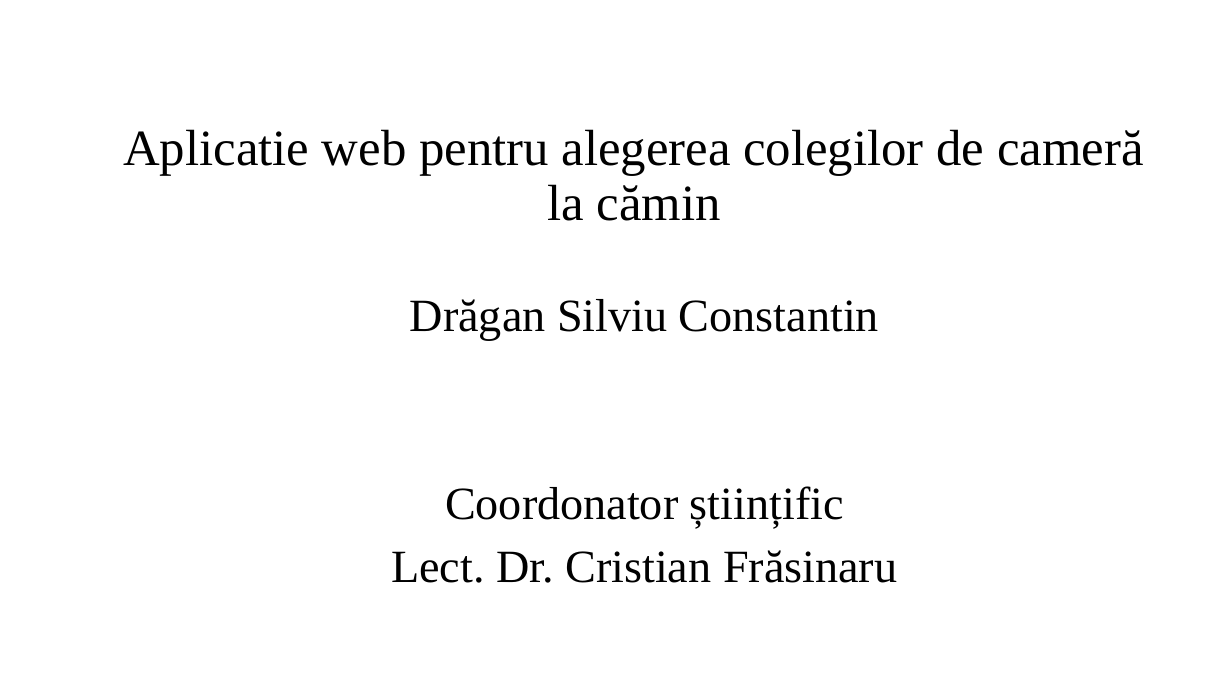
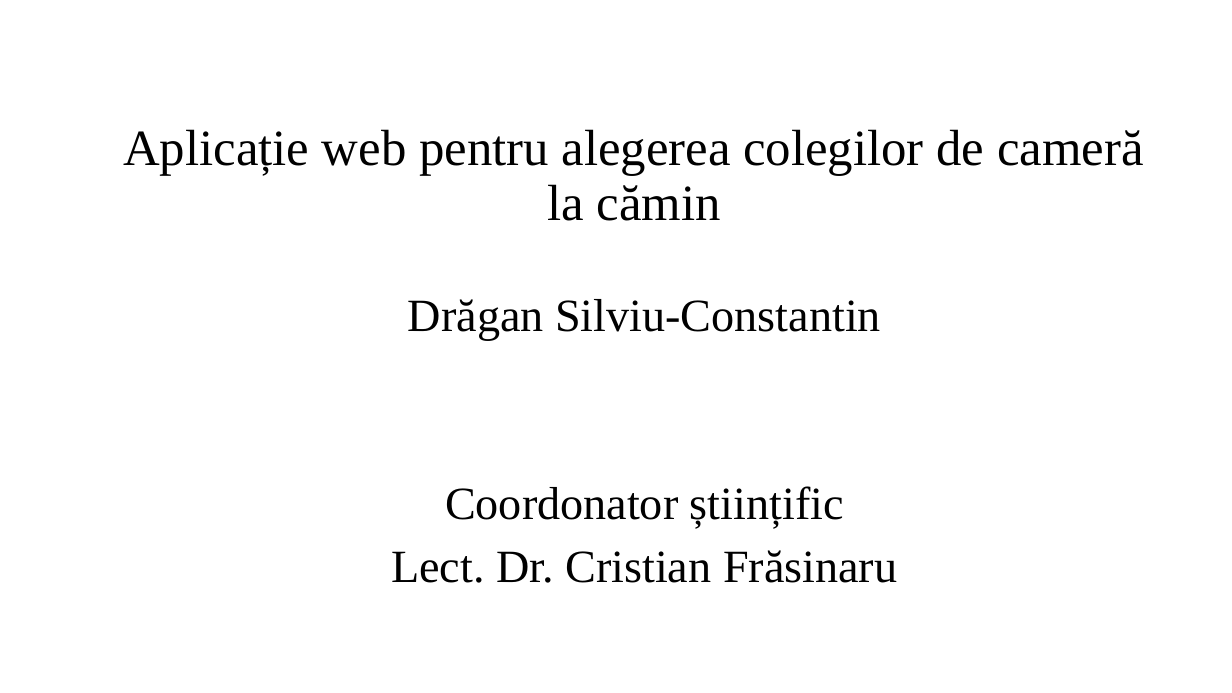
Before and after one commit to silviudragan/Stable-matching-roommates, a slide deck: slide 1 of Licenta2018DraganSilviu-Constantin/Prezentare.pptx. Drawn at 1232x693 pixels with LibreOffice and Linux fonts; fonts in the diff are those of the drawing. Boxes give left, top, right and bottom in pixels: in the first picture for what was removed or moved away, otherwise in the second. Text is boxed around its words. In the diff, an @@ line names an element or a change of style, - is before the commit and + after.

```diff
--- a/Licenta2018DraganSilviu-Constantin/Prezentare.pptx
+++ b/Licenta2018DraganSilviu-Constantin/Prezentare.pptx
@@ title at bbox=[123, 129, 1143, 221]: text changed @@
-Aplicatie web pentru alegerea colegilor de cameră la cămin
+Aplicație web pentru alegerea colegilor de cameră la cămin
@@ text at bbox=[408, 299, 881, 340]: text changed @@
-Drăgan Silviu Constantin
+Drăgan Silviu-Constantin
```
Also in this commit, not shown: 7 other slides changed, 3 slides added, 4 slides removed.
